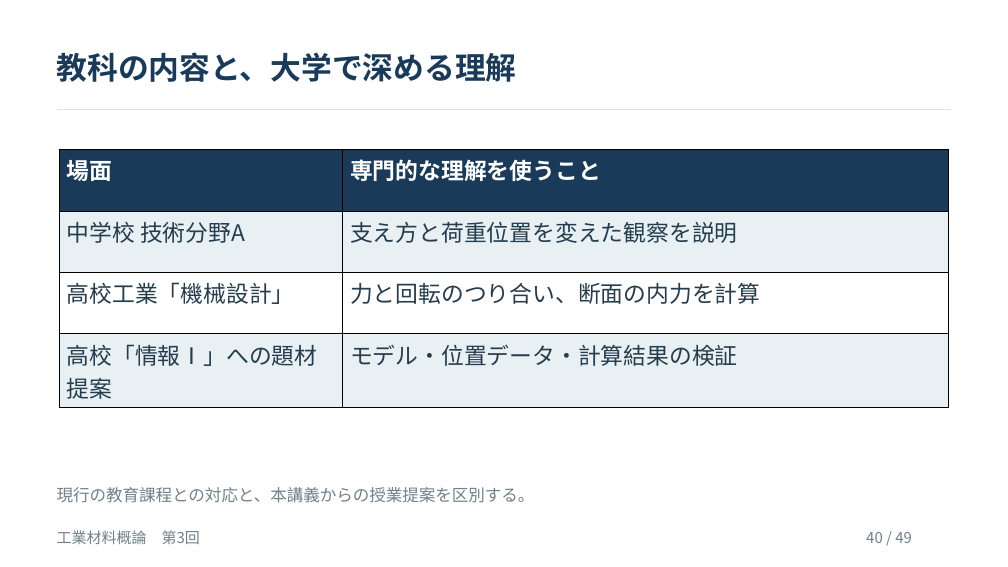
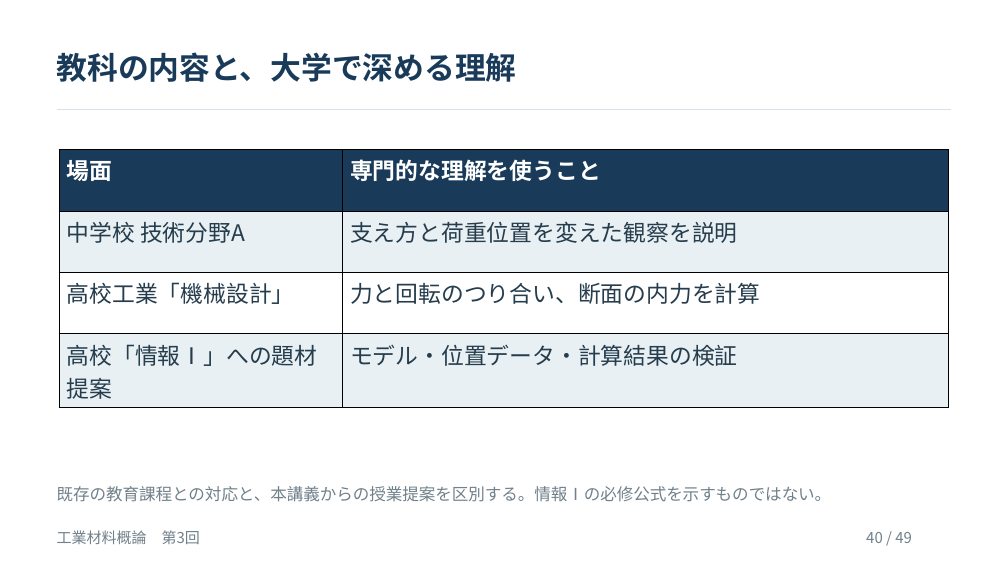
Before and after one commit to zooc-14calbp/industrial-materials-course, a slide deck: slide 40 of 学生用/第03回/03_授業スライド.pptx. Drawn at 1008x567 pixels with LibreOffice and Linux fonts; fonts in the diff are those of the drawing. Boxes give left, top, right and bottom in pixels: in the first picture for what was removed or moved away, otherwise in the second. Text is boxed around its words. In the diff, an @@ line names an element or a change of style, - is before the commit and + after.

```diff
--- a/学生用/第03回/03_授業スライド.pptx
+++ b/学生用/第03回/03_授業スライド.pptx
@@ text at [57, 486, 832, 502]: text changed @@
-現行の教育課程との対応と、本講義からの授業提案を区別する。
+既存の教育課程との対応と、本講義からの授業提案を区別する。情報Ⅰの必修公式を示すものではない。
```
Also in this commit, not shown: 11 other slides changed, 8 other files.
